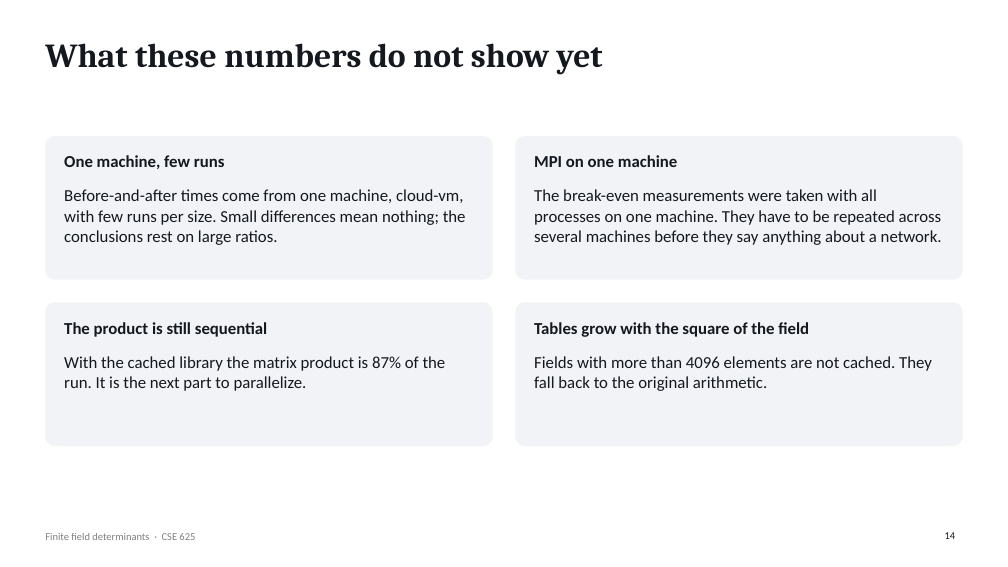
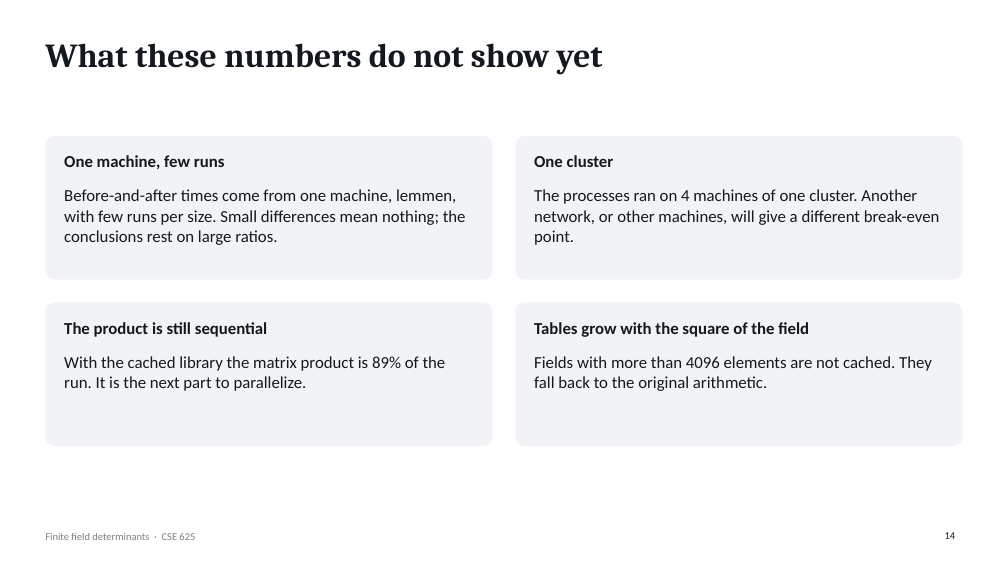
Before and after one commit to Jplangdon/algebra-assignment, a slide deck: slide 14 of slides/presentation.pptx. Drawn at 1008x567 pixels with LibreOffice and Linux fonts; fonts in the diff are those of the drawing. Boxes give left, top, right and bottom in pixels: in the first picture for what was removed or moved away, otherwise in the second. Text is boxed around its words. In the diff, an @@ line names an element or a change of style, - is before the commit and + after.

Commit message:
Rebuild the slides from the Lemmen and cluster measurements

```diff
--- a/slides/presentation.pptx
+++ b/slides/presentation.pptx
@@ text at bbox=[534, 155, 614, 167]: text changed @@
-MPI on one machine
+One cluster
@@ text at bbox=[64, 189, 466, 245]: text changed @@
-Before-and-after times come from one machine, cloud-vm, with few runs per size. Small differences mean nothing; the conclusions rest on large ratios.
+Before-and-after times come from one machine, lemmen, with few runs per size. Small differences mean nothing; the conclusions rest on large ratios.
@@ text at bbox=[534, 189, 940, 245]: text changed @@
-The break-even measurements were taken with all processes on one machine. They have to be repeated across several machines before they say anything about a network.
+The processes ran on 4 machines of one cluster. Another network, or other machines, will give a different break-even point.
@@ text at bbox=[64, 356, 446, 391]: text changed @@
-With the cached library the matrix product is 87% of the run. It is the next part to parallelize.
+With the cached library the matrix product is 89% of the run. It is the next part to parallelize.
```
Also in this commit, not shown: 6 other slides changed.
